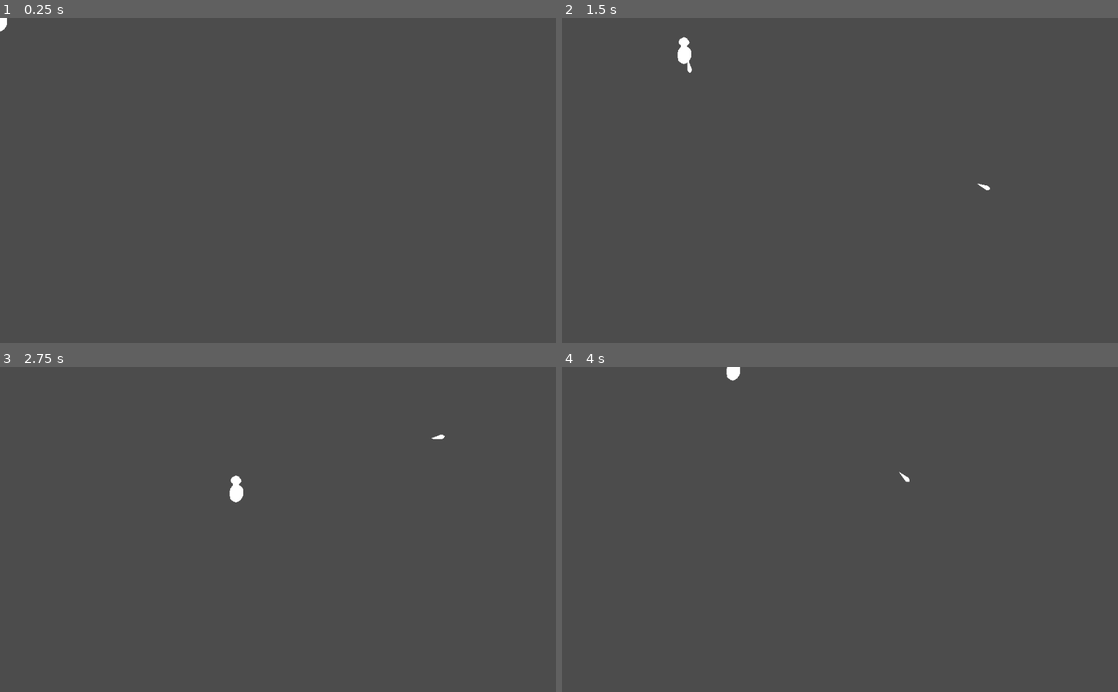
Above: before the commit, frames 1-4 (two rows, left to right).
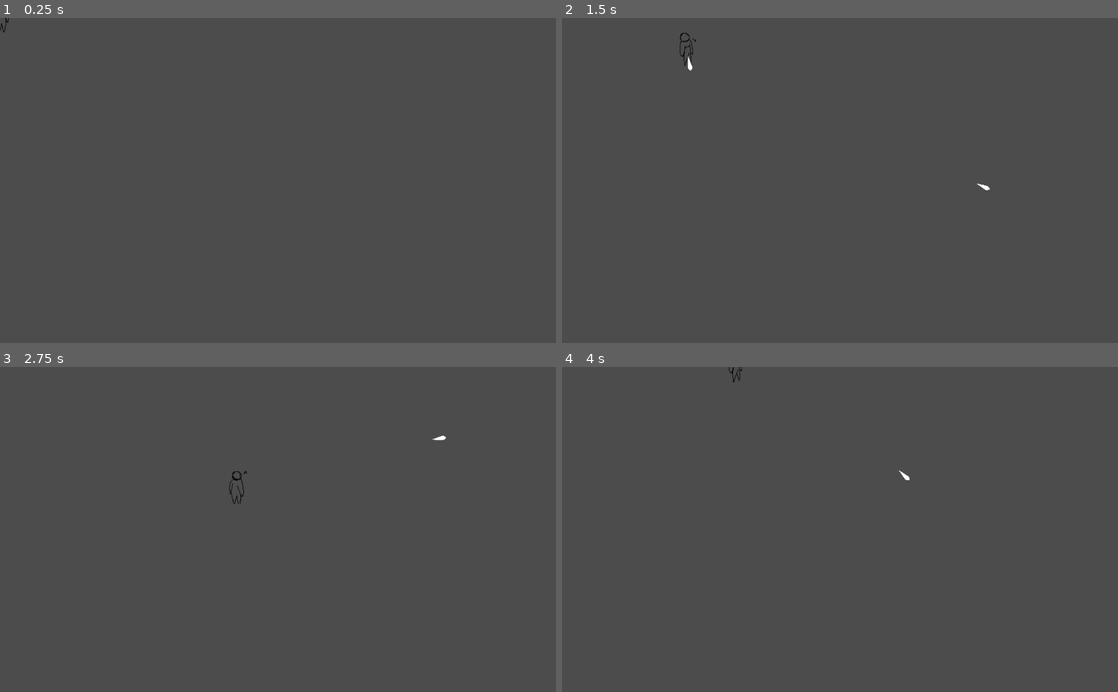
Above: after the commit, the same moments.

Repository: Aast12/Battle-City
Game: Godot game, scene res://Player.tscn
The game is run twice, just before and just after one commit, with the same random seed, the same clock (stepped at 60 frames per second) and the same inputs. The project has no main scene, so this scene is started directly.
Inputs (mouse positions are in pixels of both pictures, inside the frame that each line leads up to):
- Up to frame 1 (0.25 s): no input
- Up to frame 2 (1.5 s): tap Enter at 0.5 s; move the mouse to (962, 164) at 0.52 s; hold D 0.53-1.28 s; click (962, 164) at 0.67 s; move the mouse to (728, 196) at 1.27 s; hold S from 1.28 s (still down); click (728, 196) at 1.42 s
- Up to frame 3 (2.75 s): move the mouse to (333, 458) at 2.02 s; release S at 2.03 s; hold D from 2.03 s (still down); click (333, 458) at 2.17 s
- Up to frame 4 (4 s): move the mouse to (812, 594) at 2.77 s; release D at 2.78 s; hold W 2.78-3.53 s; click (812, 594) at 2.92 s; move the mouse to (1006, 578) at 3.52 s; hold A from 3.53 s (still down); click (1006, 578) at 3.67 s

The runs differ from the first frame. In frame 1, less than 0.1% of the frame differs, in the area x 0-2%, y 0-5%; in frame 2, 0.2%; in frame 3, 0.2%, in the area x 41-81%, y 20-43%; in frame 4, 0.1%.

Commit message:
Add player aim

Diff:
--- a/source/Player.gd
+++ b/source/Player.gd
@@ -15,6 +15,7 @@
 
 func get_input():
 	movement = Vector2()
+	var mouse_pos = get_viewport().get_mouse_position() - global_position
 	if Input.is_key_pressed(KEY_W):
 		movement.y -= 1
 	if Input.is_key_pressed(KEY_D):
@@ -23,11 +24,37 @@
 		movement.y += 1
 	if Input.is_key_pressed(KEY_A):
 		movement.x -= 1
-	movement = movement.normalized() * speed
-
 	if Input.is_mouse_button_pressed(BUTTON_LEFT):
 		if can_shoot:
 			shoot(get_viewport().get_mouse_position())
+
+	movement = movement.normalized() * speed
+
+	if movement.length() > 0:
+		$Sprite.play()
+	else:
+		$Sprite.stop()
+
+	if mouse_pos.x > -50 and mouse_pos.x < 50:
+		if mouse_pos.y > 0:
+			$Sprite.animation = "down"
+		else:
+			$Sprite.animation = "up"
+	elif mouse_pos.y > -50 and mouse_pos.y < 50:
+		if mouse_pos.x > 0:
+			$Sprite.animation = "right"
+		else:
+			$Sprite.animation = "left"
+	else:
+		if mouse_pos.x > 0 and mouse_pos.y < 0:
+			$Sprite.animation = "up right"
+		elif mouse_pos.x > 0 and mouse_pos.y > 0:
+			$Sprite.animation = "down right"
+		elif mouse_pos.x < 0 and mouse_pos.y < 0:
+			$Sprite.animation = "up left"
+		else:
+			$Sprite.animation = "down left"
+
 
 func shoot(pos):
 	var bullet = Bullet.instance()
@@ -40,6 +67,7 @@
 func _physics_process(delta):
 	get_input()
 	movement = move_and_slide(movement)
+	print(get_viewport().get_mouse_position().y)
 
 func _on_ShootTimer_timeout():
 	can_shoot = true
--- a/source/Player.tscn
+++ b/source/Player.tscn
@@ -1,16 +1,69 @@
-[gd_scene load_steps=4 format=2]
+[gd_scene load_steps=13 format=2]
 
 [ext_resource path="res://Player.gd" type="Script" id=1]
 [ext_resource path="res://Bullet.tscn" type="PackedScene" id=2]
+[ext_resource path="res://Art/left.png" type="Texture" id=3]
+[ext_resource path="res://Art/right.png" type="Texture" id=4]
+[ext_resource path="res://Art/up.png" type="Texture" id=5]
+[ext_resource path="res://Art/down.png" type="Texture" id=6]
+[ext_resource path="res://Art/down_right.png" type="Texture" id=7]
+[ext_resource path="res://Art/up_left.png" type="Texture" id=8]
+[ext_resource path="res://Art/down_left.png" type="Texture" id=9]
+[ext_resource path="res://Art/up_right.png" type="Texture" id=10]
 
-[sub_resource type="CapsuleShape2D" id=1]
+[sub_resource type="SpriteFrames" id=1]
+
+animations = [ {
+"frames": [ ExtResource( 3 ) ],
+"loop": true,
+"name": "left",
+"speed": 5.0
+}, {
+"frames": [ ExtResource( 4 ) ],
+"loop": true,
+"name": "right",
+"speed": 5.0
+}, {
+"frames": [ ExtResource( 5 ) ],
+"loop": true,
+"name": "up",
+"speed": 5.0
+}, {
+"frames": [ ExtResource( 6 ) ],
+"loop": true,
+"name": "down",
+"speed": 5.0
+}, {
+"frames": [ ExtResource( 7 ) ],
+"loop": true,
+"name": "down right",
+"speed": 5.0
+}, {
+"frames": [ ExtResource( 8 ) ],
+"loop": true,
+"name": "up left",
+"speed": 5.0
+}, {
+"frames": [ ExtResource( 9 ) ],
+"loop": true,
+"name": "down left",
+"speed": 5.0
+}, {
+"frames": [ ExtResource( 10 ) ],
+"loop": true,
+"name": "up right",
+"speed": 5.0
+} ]
+
+[sub_resource type="CapsuleShape2D" id=2]
 
 custom_solver_bias = 0.0
-radius = 13.7016
-height = 22.3836
+radius = 13.3921
+height = 33.6816
 
 [node name="Player" type="KinematicBody2D" index="0"]
 
+position = Vector2( 1.13916, -4.41426 )
 input_pickable = false
 collision_layer = 1
 collision_mask = 1
@@ -23,24 +76,14 @@
 fire_rate = 0.2
 speed = 300.0
 
-[node name="CollisionShape2D" type="CollisionShape2D" parent="." index="0"]
+[node name="Sprite" type="AnimatedSprite" parent="." index="0"]
 
-shape = SubResource( 1 )
+frames = SubResource( 1 )
+animation = "down"
 
-[node name="Sprite" type="Polygon2D" parent="." index="1"]
+[node name="CollisionShape2D" type="CollisionShape2D" parent="." index="1"]
 
-polygon = PoolVector2Array( -0.536381, -24.9787, -7.86853, -21.3126, -9.65894, -17.9023, -9.91471, -14.2362, -8.63585, -11.5932, -6.07813, -9.37654, -5.65184, -7.58612, -6.24864, -6.13675, -7.69802, -4.68737, -9.82946, -1.95913, -11.0231, 0.257572, -11.3641, 2.2185, -11.7051, 4.77623, -11.5346, 9.38014, -11.6199, 13.302, -11.1083, 16.7123, -10.1705, 19.7816, -6.24864, 22.3393, -3.26462, 24.3855, 0.316196, 24.7265, 3.55598, 23.8739, 5.17588, 22.6803, 6.79578, 21.4015, 8.92722, 19.27, 10.3766, 17.2238, 11.5702, 15.0071, 12.7638, 12.2789, 13.0196, 10.7443, 12.8491, 7.41921, 12.8491, 4.09417, 13.1901, 1.11015, 11.7407, -1.87387, 9.9503, -4.00531, 7.90412, -5.45469, 6.28423, -5.96623, 5.09062, -6.81881, 4.9201, -8.18293, 6.02846, -9.63231, 8.07464, -11.508, 9.60928, -14.151, 9.01247, -17.476, 6.96629, -19.8632, 5.00536, -22.4209, 1.25403, -24.1261 )
-uv = PoolVector2Array(  )
-color = Color( 1, 1, 1, 1 )
-vertex_colors = PoolColorArray(  )
-offset = Vector2( 0, 0 )
-antialiased = false
-texture = null
-texture_offset = Vector2( 0, 0 )
-texture_scale = Vector2( 1, 1 )
-texture_rotation_degrees = 0.0
-invert_enable = false
-invert_border = 100.0
+shape = SubResource( 2 )
 
 [node name="ShootTimer" type="Timer" parent="." index="2"]
 
Binary file added: source/Art/down.png
Not shown, added: source/Art/down.png.import
Binary file added: source/Art/down_left.png
Not shown, added: source/Art/down_left.png.import
Binary file added: source/Art/down_right.png
Not shown, added: source/Art/down_right.png.import
Binary file added: source/Art/left.png
Not shown, added: source/Art/left.png.import
Binary file added: source/Art/right.png
Not shown, added: source/Art/right.png.import
Binary file added: source/Art/up.png
Not shown, added: source/Art/up.png.import
(and 4 more such lines)
